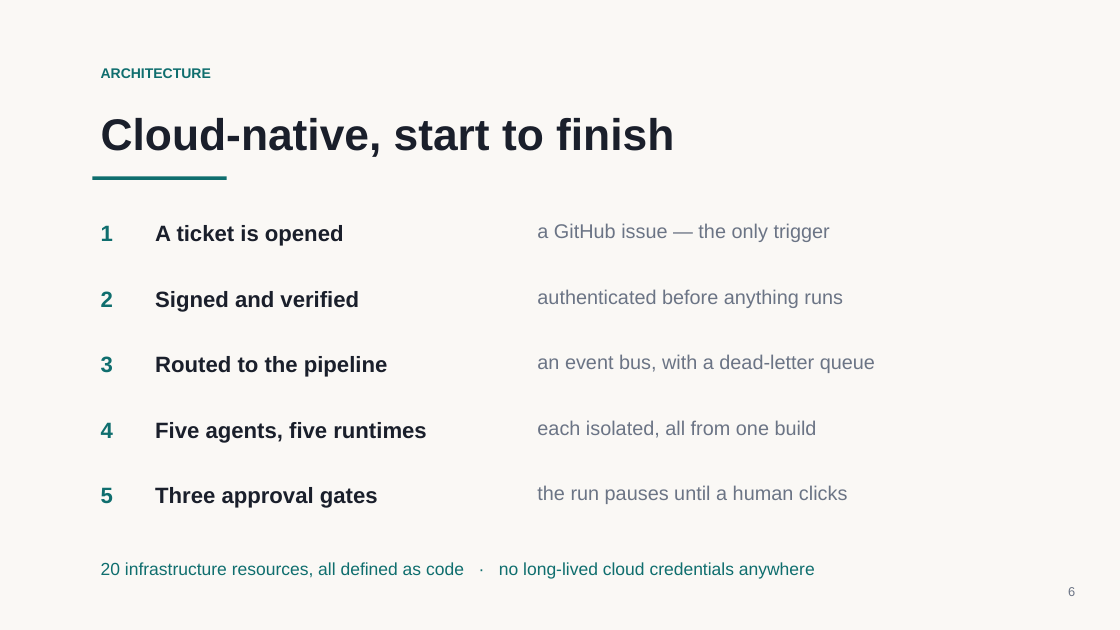
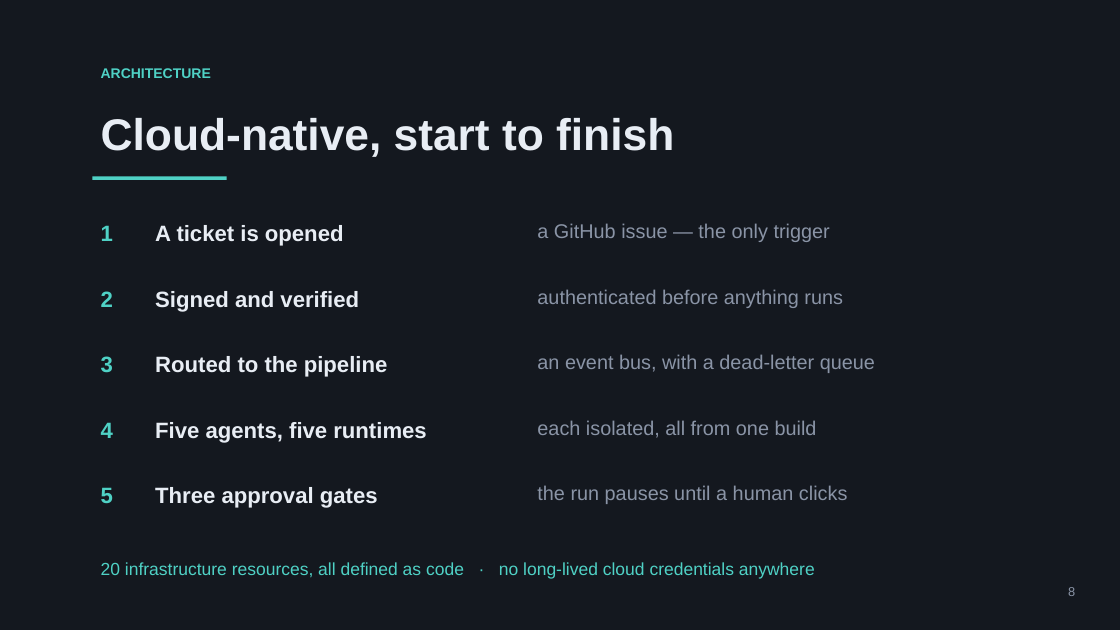
Before and after one commit to mohamedsorour1998/TheAgentOrg, a slide deck: slide 8 of docs/pitch/TheAgentOrg-prefinal.pptx (slide 6 before the commit). Drawn at 1120x630 pixels with LibreOffice and Linux fonts; fonts in the diff are those of the drawing. Boxes give left, top, right and bottom in pixels: in the first picture for what was removed or moved away, otherwise in the second. Text is boxed around its words. In the diff, an @@ line names an element or a change of style, - is before the commit and + after.

```diff
--- a/docs/pitch/TheAgentOrg-prefinal.pptx
+++ b/docs/pitch/TheAgentOrg-prefinal.pptx
@@ rectangle at [0,0,1120,630]: fill #FAF8F5 to #14181F @@
@@ rectangle at [92,176,227,180]: fill #0F6E6E to #4FD1C5 @@
@@ text colour #1A1F2B to #E8EDF4 in 6 elements at [101,118,674,157], [155,225,344,246], [155,291,359,312], [155,356,388,377], [155,422,426,443], [155,487,378,508] @@
@@ text colour #6B7485 to #8A94A6 in 5 elements at [537,223,830,242], [537,289,843,308], [537,354,875,373], [537,420,817,438], [537,485,848,504] @@
@@ text colour #0F6E6E to #4FD1C5 in 7 elements at [101,68,211,78], [101,225,113,241], [101,291,113,307], [101,356,113,373], [101,422,113,438], [101,487,113,503], [101,562,815,579] @@
@@ text at [1068,587,1075,596]: text changed; text colour #6B7485 to #8A94A6 @@
-6
+8
```
Also in this commit, not shown: 12 other slides changed, 2 slides added, 10 other files.
